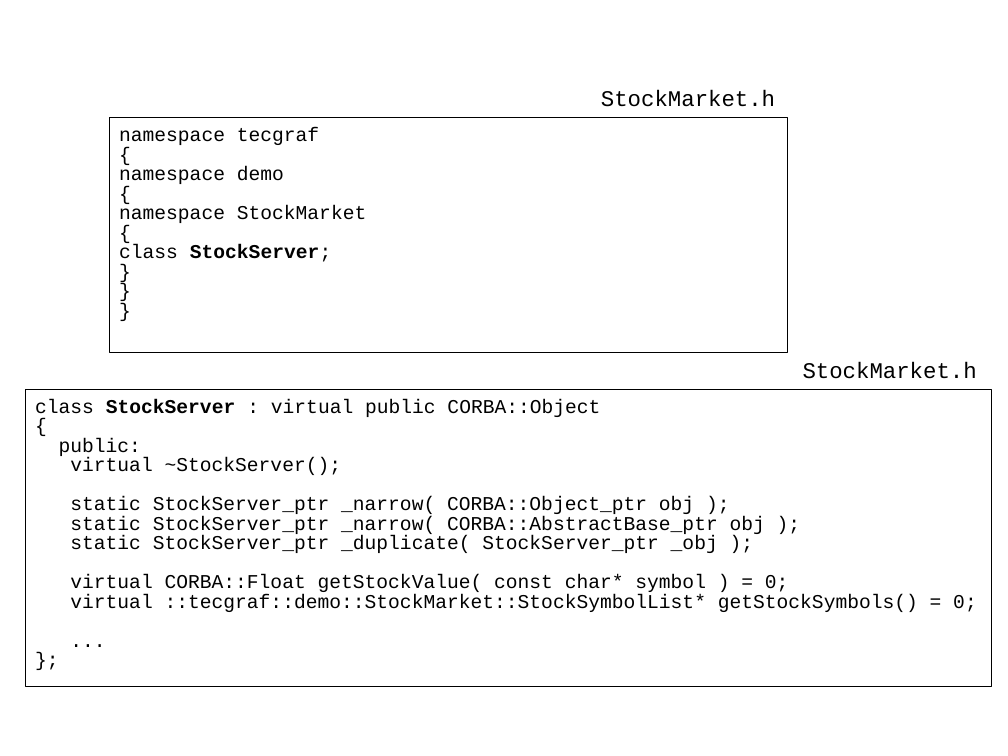
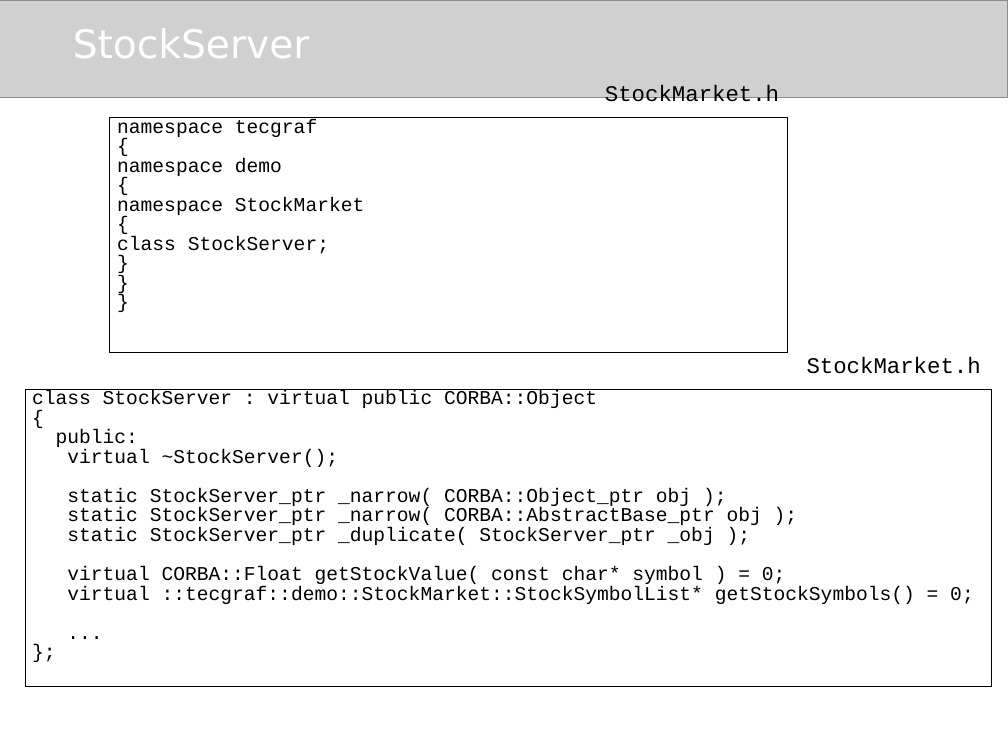
Before and after one commit to amadeubarbosa/openbus-core, a slide deck: slide 32 of docs/cursos/developer/cpp/4.CORBA_CPP.ppt (slide 10 before the commit). Drawn at 1008x756 pixels with LibreOffice and Linux fonts; fonts in the diff are those of the drawing; grey boxes stand for pictures; background and template pictures are left out. Boxes give left, top, right and bottom in pixels: in the first picture for what was removed or moved away, otherwise in the second. Text is boxed around its words. In the diff, an @@ line names an element or a change of style, - is before the commit and + after.

```diff
--- a/docs/cursos/developer/cpp/4.CORBA_CPP.ppt
+++ b/docs/cursos/developer/cpp/4.CORBA_CPP.ppt
@@ picture added at box(0, 0, 1008, 98) @@
@@ title "StockServer" at box(73, 29, 310, 58): bold off @@
@@ text "StockMarket.h" at box(605, 85, 779, 108): indent changed @@
@@ rectangle added at box(109, 118, 787, 353), outline #000000 0.74 pt @@
@@ text "namespace tecgraf": place and size @@
-text "namespace tecgraf" at box(109, 118, 787, 353)
+text "namespace tecgraf" at box(117, 119, 364, 256)
@@ text "namespace tecgraf" at box(117, 119, 364, 256): bold off in "StockServer;"; indent changed; outline #000000 0.74 pt to none @@
@@ text "StockMarket.h" at box(807, 357, 981, 374): indent changed @@
@@ rectangle added at box(25, 389, 991, 686), outline #000000 0.74 pt @@
@@ text "class StockServer : virtual public ...": place and size @@
-text "class StockServer : virtual public ..." at box(25, 389, 991, 686)
+text "class StockServer : virtual public ..." at box(32, 391, 974, 604)
@@ text "class StockServer : virtual public ..." at box(32, 391, 974, 604): bold off in "StockServer"; indent changed; outline #000000 0.74 pt to none @@
```
Also in this commit, not shown: 42 other slides changed, 22 slides added.
